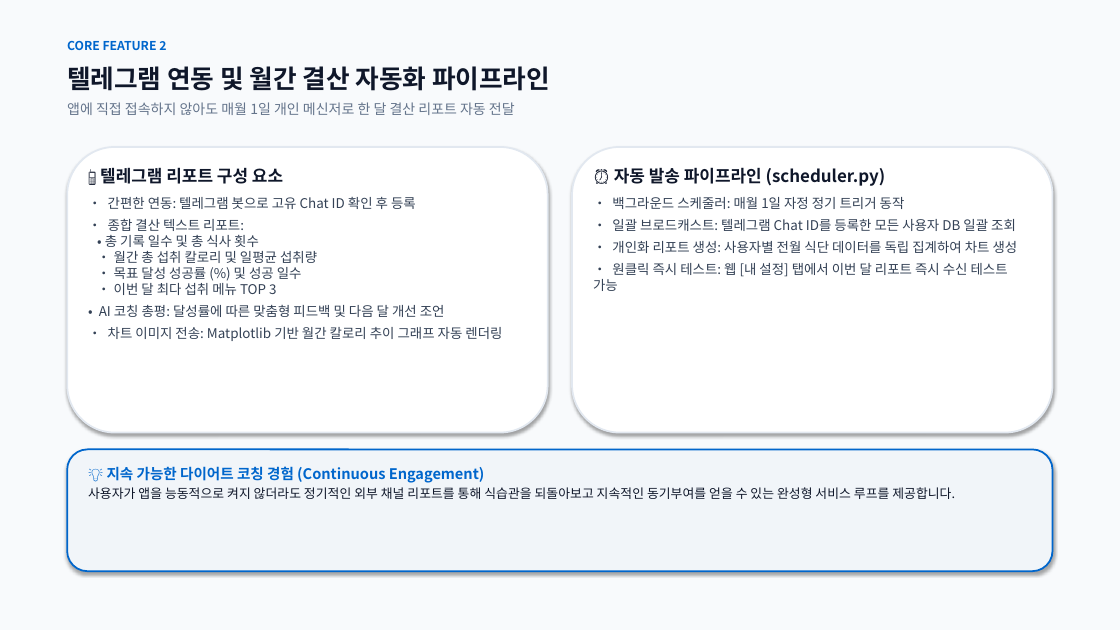
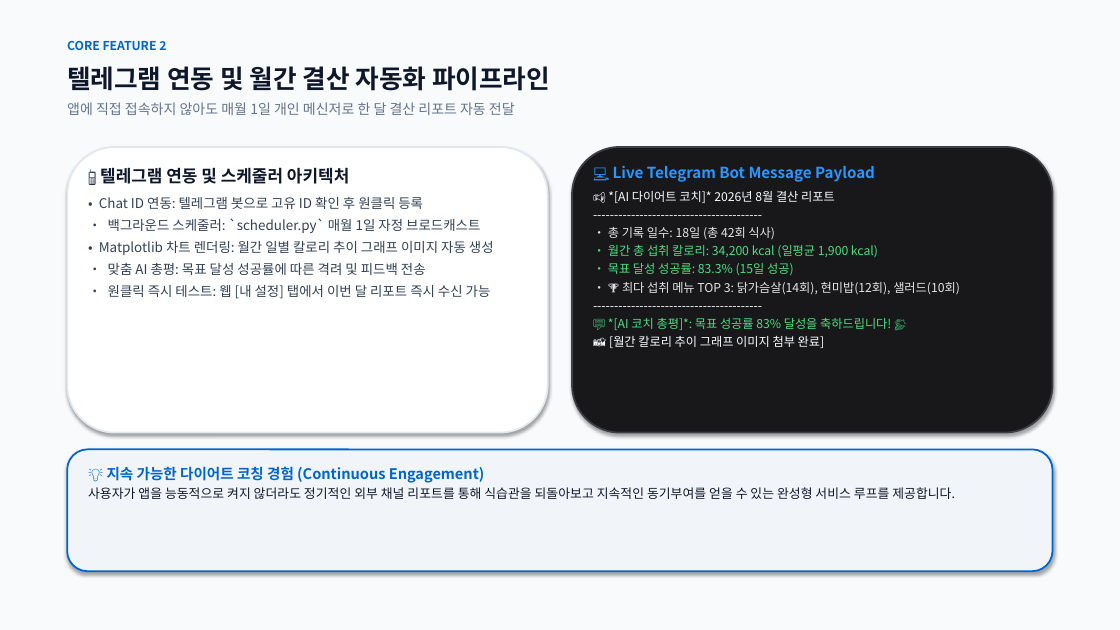
Before and after one commit to rye6837-web/impossible_to_get_lost_my_weight, a slide deck: slide 10 of AI_Diet_Coach_Presentation.pptx. Drawn at 1120x630 pixels with LibreOffice and Linux fonts; fonts in the diff are those of the drawing. Boxes give left, top, right and bottom in pixels: in the first picture for what was removed or moved away, otherwise in the second. Text is boxed around its words. In the diff, an @@ line names an element or a change of style, - is before the commit and + after.

Commit message:
docs: Embed live execution logs, tool calling payloads, and DB query snippets into presentation slides

```diff
--- a/AI_Diet_Coach_Presentation.pptx
+++ b/AI_Diet_Coach_Presentation.pptx
@@ rounded rectangle at bbox=[572, 147, 1053, 433]: fill #FFFFFF to #18181B; outline #E2E8F0 1.5 pt to #3F3F46 1.5 pt @@
@@ text at bbox=[99, 167, 494, 299]: text changed @@
-📱 텔레그램 리포트 구성 요소
-• 간편한 연동: 텔레그램 봇으로 고유 Chat ID 확인 후 등록
-• 종합 결산 텍스트 리포트:
-• 총 기록 일수 및 총 식사 횟수
-• 월간 총 섭취 칼로리 및 일평균 섭취량
-• 목표 달성 성공률 (%) 및 성공 일수
-• 이번 달 최다 섭취 메뉴 TOP 3
-• AI 코칭 총평: 달성률에 따른 맞춤형 피드백 및 다음 달 개선 조언
-• 차트 이미지 전송: Matplotlib 기반 월간 칼로리 추이 그래프 자동 렌더링
+📱 텔레그램 연동 및 스케줄러 아키텍처
+• Chat ID 연동: 텔레그램 봇으로 고유 ID 확인 후 원클릭 등록
+• 백그라운드 스케줄러: `scheduler.py` 매월 1일 자정 브로드캐스트
+• Matplotlib 차트 렌더링: 월간 일별 칼로리 추이 그래프 이미지 자동 생성
+• 맞춤 AI 총평: 목표 달성 성공률에 따른 격려 및 피드백 전송
+• 원클릭 즉시 테스트: 웹 [내 설정] 탭에서 이번 달 리포트 즉시 수신 가능
@@ text at bbox=[608, 165, 960, 348]: text changed; size 11.5 to 10.5 pt; text colour #334155 to #F8FAFC @@
-⏰ 자동 발송 파이프라인 (scheduler.py)
-• 백그라운드 스케줄러: 매월 1일 자정 정기 트리거 동작
-• 일괄 브로드캐스트: 텔레그램 Chat ID를 등록한 모든 사용자 DB 일괄 조회
-• 개인화 리포트 생성: 사용자별 전월 식단 데이터를 독립 집계하여 차트 생성
-• 원클릭 즉시 테스트: 웹 [내 설정] 탭에서 이번 달 리포트 즉시 수신 테스트 가능
+💻 Live Telegram Bot Message Payload
+📢 *[AI 다이어트 코치]* 2026년 8월 결산 리포트
+----------------------------------------
+• 총 기록 일수: 18일 (총 42회 식사)
+• 월간 총 섭취 칼로리: 34,200 kcal (일평균 1,900 kcal)
+• 목표 달성 성공률: 83.3% (15일 성공)
+• 🏆 최다 섭취 메뉴 TOP 3: 닭가슴살(14회), 현미밥(12회), 샐러드(10회)
+----------------------------------------
+💬 *[AI 코치 총평]*: 목표 성공률 83% 달성을 축하드립니다! 👏
+📸 [월간 칼로리 추이 그래프 이미지 첨부 완료]
```
Also in this commit, not shown: 4 other slides changed, 1 other file.
